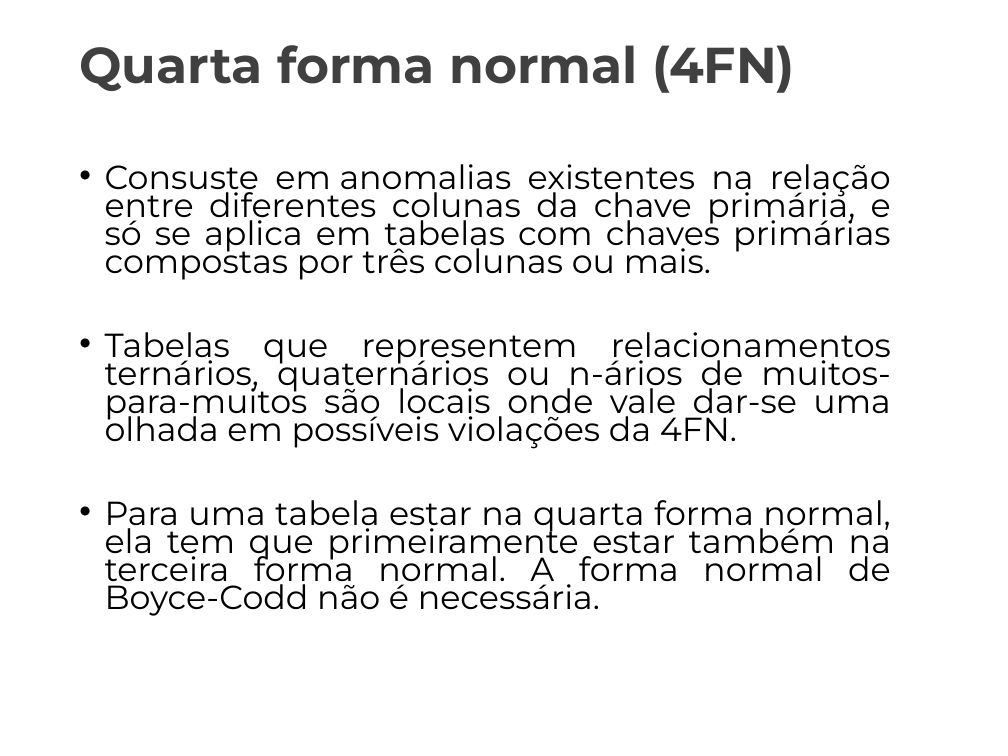
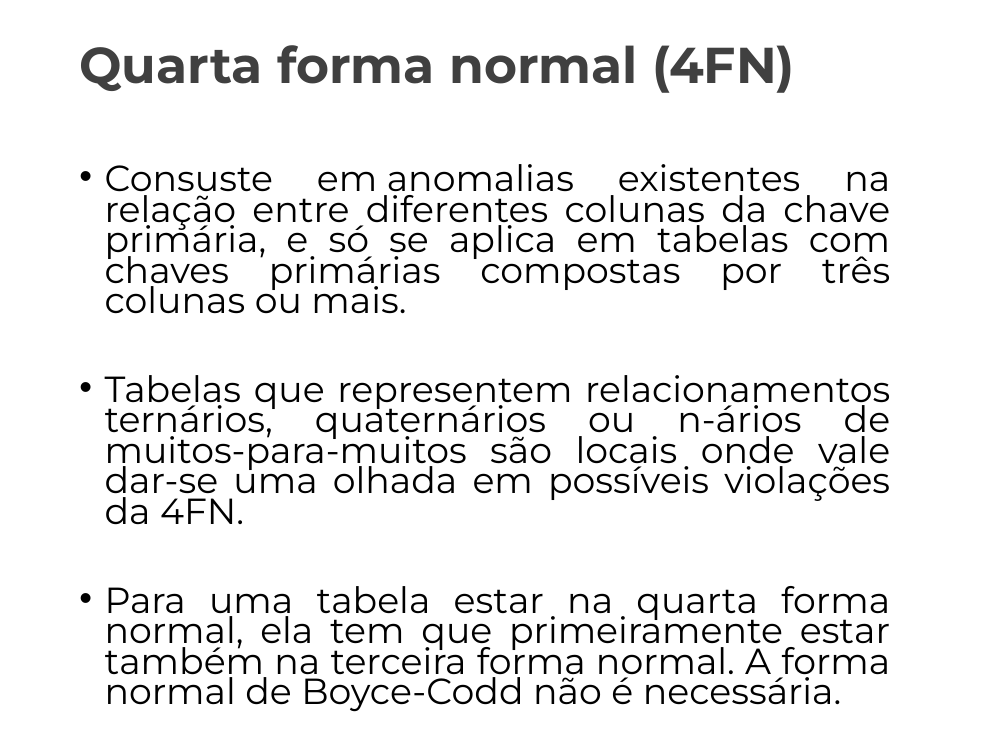
Before and after one commit to Marcaum04/Normalizacao-G2M, a slide deck: slide 19 of Projeto_Normalização/Apresentação_Final/AulaInvertida_Normalizacao.pptx (slide 15 before the commit). Drawn at 1008x756 pixels with LibreOffice and Linux fonts; fonts in the diff are those of the drawing; background and template pictures are left out. Boxes give left, top, right and bottom in pixels: in the first picture for what was removed or moved away, otherwise in the second. Text is boxed around its words. In the diff, an @@ line names an element or a change of style, - is before the commit and + after.

```diff
--- a/Projeto_Normalização/Apresentação_Final/AulaInvertida_Normalizacao.pptx
+++ b/Projeto_Normalização/Apresentação_Final/AulaInvertida_Normalizacao.pptx
@@ text "Consuste em anomalias existentes na ..." at (105,164,891,683): size 23.8 to 25.9 pt @@
```
Also in this commit, not shown: 6 other slides changed, 6 slides added, 1 other file.
